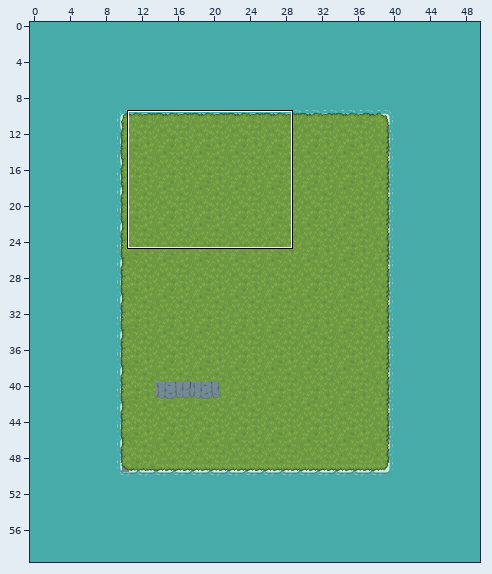
Tiled map -- games/bard_battle/assets/tiled_projects/maps/brawlers_ballad.tmx. The picture above shows the old version from afar; the outline marks the close-up.
Close-up. The starting point:
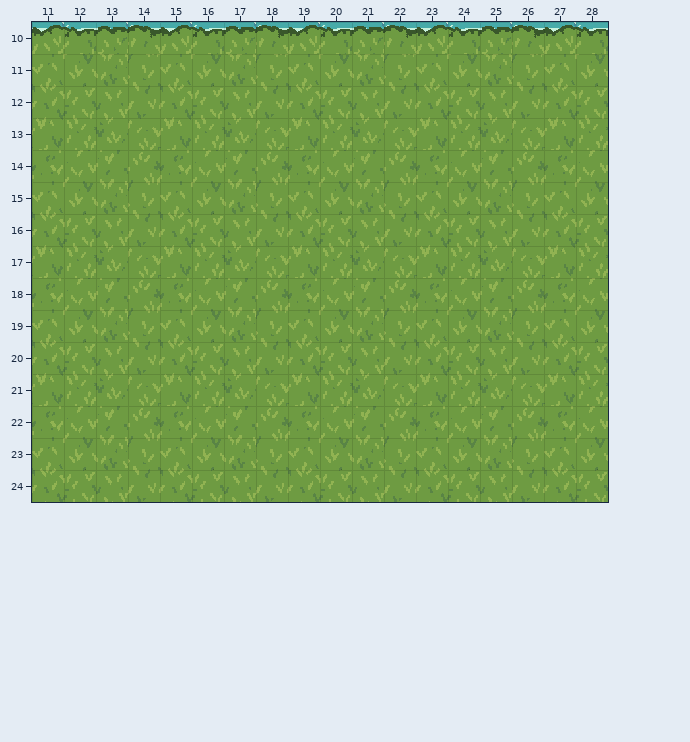
Cells are 32x32 px. Shown: x 11..28, y 10..24. The commit also changed other parts of the map, which this record leaves out. Tiles whose own drawing changed are shown in their newer look in all pictures.
Once edited:
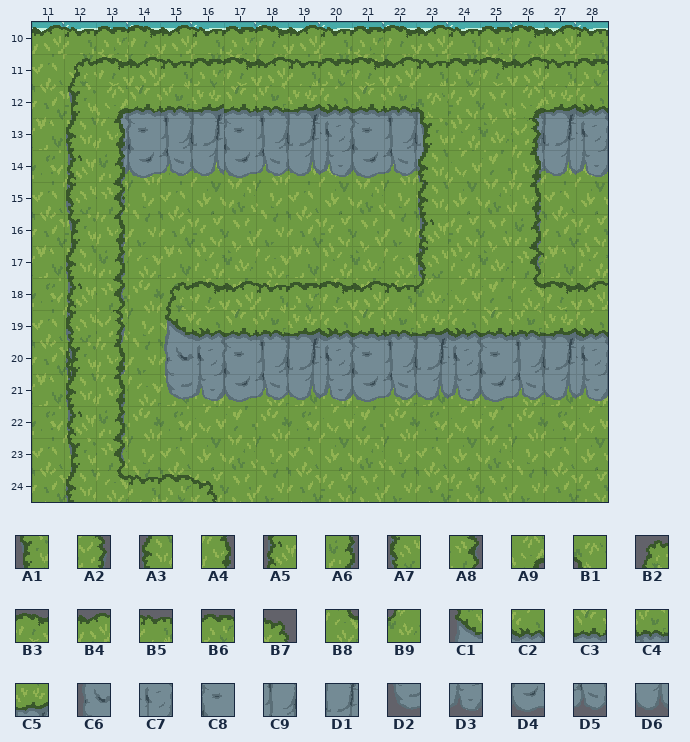
Key: from "tilemap_color1": A1 28, A2 33, A3 46, A4 51, A5 64, A6 69, A7 82, A8 87, A9 96, B1 98, B2 118, B3 119, B4 120, B5 121, B6 122, B7 123, B8 132, B9 134, C1 136, C2 137, C3 138, C4 139, C5 140, C6 154, C7 155, C8 156, C9 157, D1 158, D2 172, D3 173, D4 174, D5 175, D6 176.
__ is an empty cell.
The exact change:
Layer "Elevation":
Tile A1 now appears in row 12 at x 12; in row 23 at x 12.
Tile A2 now appears in row 15 at x 13; in row 19 at x 13.
Tile A3 now appears in row 13 at x 12; in row 20 at x 12; in row 24 at x 12.
Tile A4 now appears in row 16 at x 13; in rows 20 to 21 at x 13.
Tile A5 now appears in row 14 at x 12; in row 21 at x 12.
Tile A6 now appears in row 17 at x 13; in row 22 at x 13.
Tile A7 now appears in row 15 at x 12.
Tile A8 now appears in row 18 at x 13; in row 23 at x 13.
Tile B2 now appears in row 11 at x 12; in row 18 at x 15.
Tile B3 now appears in row 11 at x 13, 17, 21 and 25; in row 18 at x 16, 20 and 27.
Tile B4 now appears in row 11 at x 14, 18, 22 and 26; in row 18 at x 17, 21 and 28.
Tile B5 now appears in row 11 at x 15, 19, 23 and 27; in row 18 at x 18 and 22; in row 24 at x 14.
Tile B6 now appears in row 11 at x 16, 20, 24 and 28; in row 17 at x 26; in row 18 at x 19 and 26; in row 24 at x 15.
Tile B7 now appears in row 24 at x 16.
Tile B8 now appears in row 24 at x 13.
Tile B9 now appears in rows 17 to 18 at x 23.
Tile C1 now appears in row 19 at x 15; in row 22 at x 12.
Tile C2 now appears in row 12 at x 13, 20 and 28; in row 19 at x 16, 20, 24 and 28.
Tile C3 now appears in row 12 at x 14, 17 and 21; in row 19 at x 17, 21 and 25.
Tile C4 now appears in row 12 at x 15, 18, 22 and 26; in row 19 at x 18, 22 and 26.
Tile C5 now appears in row 12 at x 16, 19, 23 and 27; in row 19 at x 19, 23 and 27.
Tile C6 now appears in row 20 at x 15.
Tile C7 now appears in row 13 at x 13, 20 and 28; in row 20 at x 16, 20, 24 and 28.
Tile C8 now appears in row 13 at x 14, 17 and 21; in row 20 at x 17, 21 and 25.
Tile C9 now appears in row 13 at x 15, 18, 22 and 26; in row 20 at x 18, 22 and 26.
Tile D1 now appears in row 13 at x 16, 19, 23 and 27; in row 20 at x 19, 23 and 27.
Tile D2 now appears in row 21 at x 15.
Tile D3 now appears in row 14 at x 13, 20 and 28; in row 21 at x 16, 20, 24 and 28.
Tile D4 now appears in row 14 at x 14, 17 and 21; in row 21 at x 17, 21 and 25.
Tile D5 now appears in row 14 at x 15, 18, 22 and 26; in row 21 at x 18, 22 and 26.
Tile D6 now appears in row 14 at x 16, 19, 23 and 27; in row 21 at x 19, 23 and 27.
Layer "Ramps":
Tile A1 now appears in row 13 at x 23; in row 16 at x 12; in row 20 at x 12.
Tile A2 now appears in row 13 at x 26.
Tile A3 now appears in rows 14 to 15 at x 23; in row 17 at x 12; in row 21 at x 12.
Tile A4 now appears in row 13 at x 13; in rows 14 to 15 at x 26.
Tile A5 now appears in row 16 at x 23; in row 18 at x 12; in row 22 at x 12.
Tile A6 now appears in row 14 at x 13; in row 16 at x 26.
Tile A7 now appears in row 17 at x 23; in row 19 at x 12.
Tile A8 now appears in row 15 at x 13; in row 17 at x 26.
Tile A9 now appears in row 12 at x 13 and 26.
Tile B1 now appears in row 12 at x 23.
Tile B8 now appears in row 18 at x 26.
